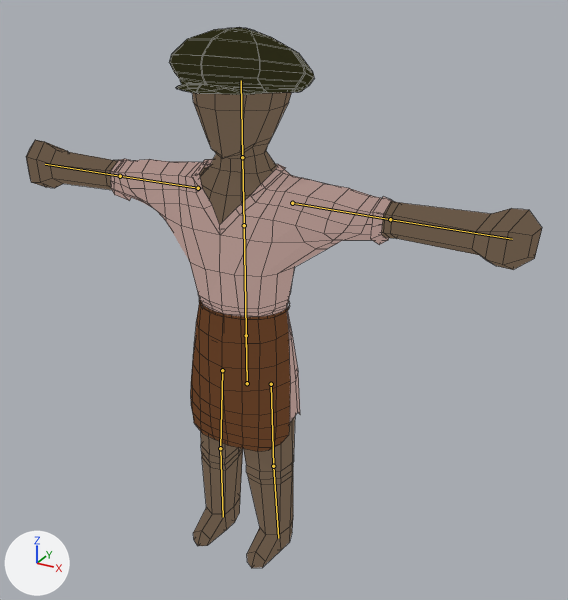
The Blender file Assets/Prefabs/Rig.blend as it was, and as the next commit left it.
Camera for both pictures: a camera (50 mm lens) standing at (4.49, -7.23, 4.1) and looking at (0.53, -0.02, 0.5). Arrows for +X, +Y and +Z are at lower left; the lights stay in place. The bones that bend it are drawn over the model as lines. Mesh edges are drawn as thin lines.

The first picture shows 'Tablier.001'.
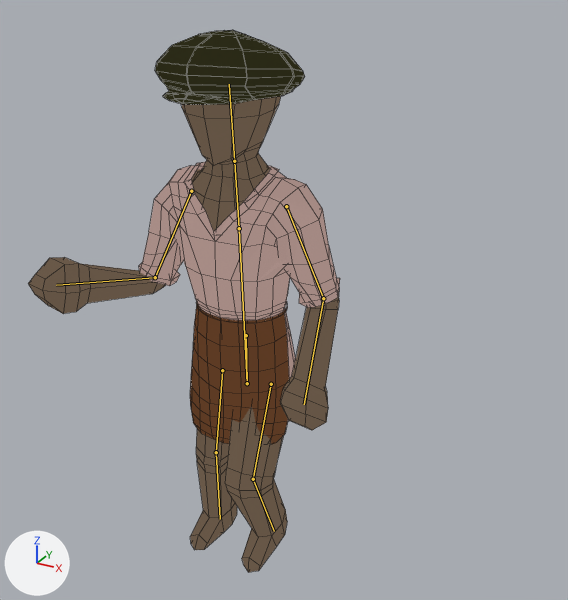
The newer file adds an action. The first version stands in its rest pose; the second is drawn at frame 40 of the action 'Armature.002Action.001'.

Where the change shows, as pixel boxes (x1, y1, x2, y2) in the pictures (568 x 600 px):
'Tablier.001', posed (39% narrower)
    before: (26, 27, 542, 568)
    after: (28, 30, 340, 572)
bone 'Jambe.L.001', root to tip
    before: (271, 384) to (273, 466)
    after: (271, 384) to (253, 479)
bone 'Jambe.L.002', root to tip
    before: (273, 466) to (278, 538)
    after: (253, 479) to (274, 531)
bone 'Torse.001', root to tip
    before: (247, 383) to (244, 225)
    after: (247, 383) to (239, 228)
bone 'Torse.002', root to tip
    before: (244, 225) to (242, 157)
    after: (239, 228) to (234, 161)
bone 'Bras.L.001', root to tip
    before: (292, 203) to (390, 219)
    after: (286, 206) to (323, 298)
bone 'Bras.L.002', root to tip
    before: (390, 219) to (512, 239)
    after: (323, 298) to (304, 404)
bone 'Bras.R.001', root to tip
    before: (198, 188) to (120, 176)
    after: (191, 191) to (155, 277)
bone 'Bras.R.002', root to tip
    before: (120, 176) to (45, 164)
    after: (155, 277) to (56, 285)
bone 'Jambe.R.001', root to tip
    before: (222, 370) to (220, 448)
    after: (222, 370) to (216, 452)
bone 'Jambe.R.002', root to tip
    before: (220, 448) to (223, 517)
    after: (216, 452) to (220, 519)

What the commit changed:
Bone 'Jambe.L.001' (bone_jambe_l_001) turns from (0, 0, 0) to (-26, -1, 0) degrees about its own x, y and z.
Bone 'Jambe.L.002' (bone_jambe_l_002) turns from (0, 0, 0) to (45, 1, 1) degrees about its own x, y and z.
Bone 'Torse.001' (bone_torse_001) turns from (0, 0, 0) to (3, 0, 0) degrees about its own x, y and z.
Bone 'Torse.002' (bone_torse_002) turns from (0, 0, 0) to (2, 0, 0) degrees about its own x, y and z.
Bone 'Bras.L.001' (bone_bras_l_001) turns from (0, 0, 0) to (-5, 0, -70) degrees about its own x, y and z.
Bone 'Bras.L.002' (bone_bras_l_002) turns from (0, 0, 0) to (29, 0, -20) degrees about its own x, y and z.
Bone 'Bras.R.001' (bone_bras_r_001) turns from (0, 0, 0) to (18, 8, 72) degrees about its own x, y and z.
Bone 'Bras.R.002' (bone_bras_r_002) turns from (0, 0, 0) to (85, 21, 16) degrees about its own x, y and z.
Bone 'Jambe.R.001' (bone_jambe_r_001) turns from (0, 0, 0) to (-6, 0, 0) degrees about its own x, y and z.
Bone 'Jambe.R.002' (bone_jambe_r_002) turns from (0, 0, 0) to (8, 0, 0) degrees about its own x, y and z.
